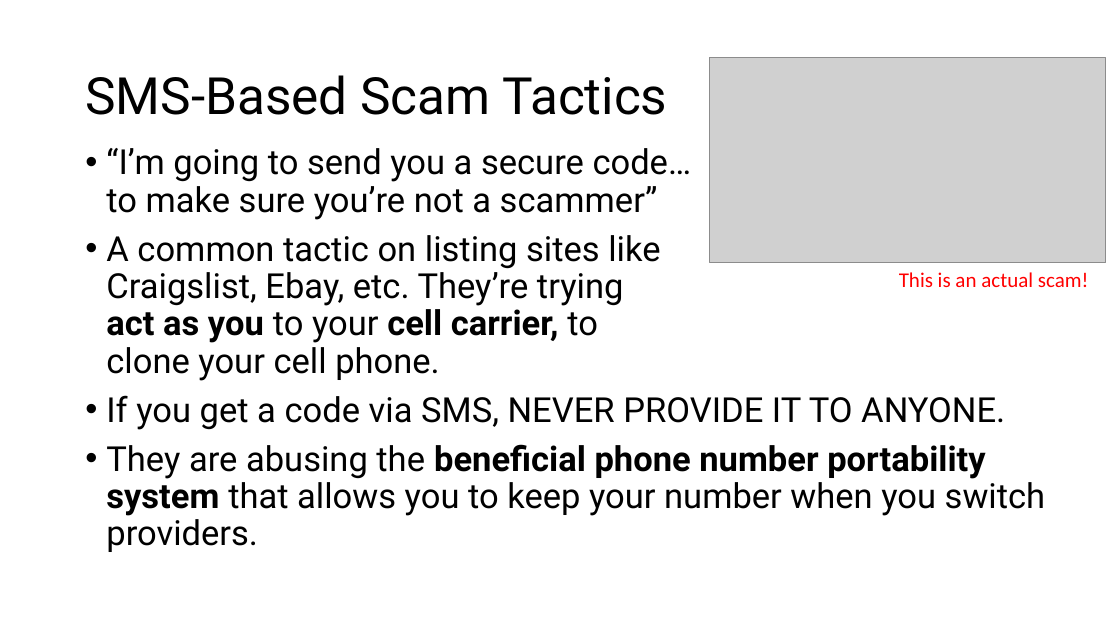
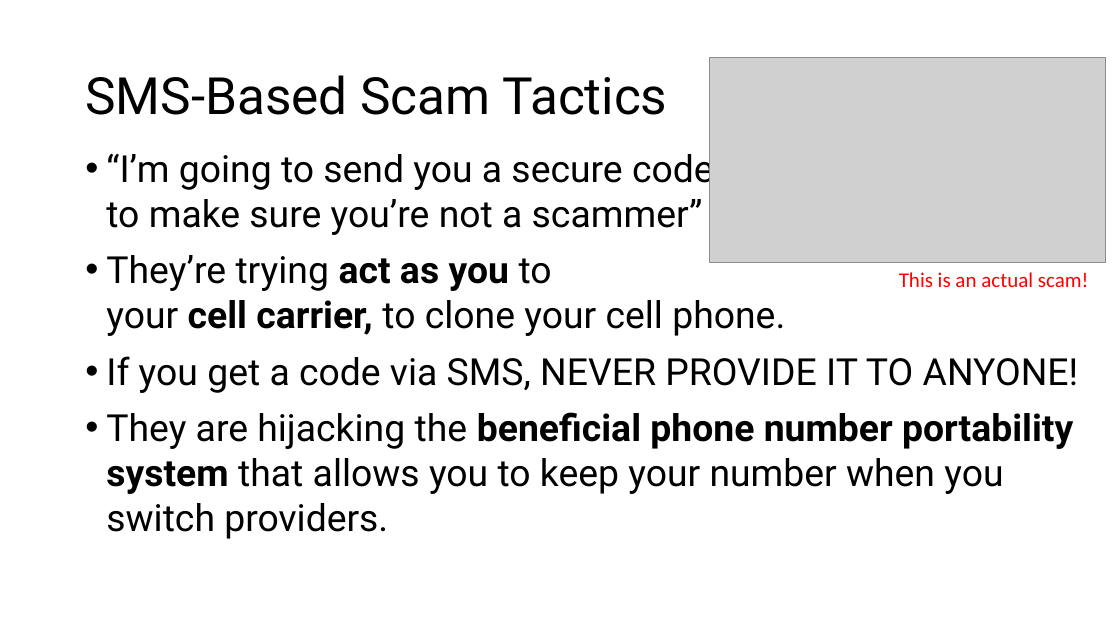
Before and after one commit to williamadba/Public-Presentations, a slide deck: slide 19 of Activ8 Lightning Night 2020/Personal Practical Cybersecurity.pptx (slide 20 before the commit). Drawn at 1120x630 pixels with LibreOffice and Linux fonts; fonts in the diff are those of the drawing; grey boxes stand for pictures. Boxes give left, top, right and bottom in pixels: in the first picture for what was removed or moved away, otherwise in the second. Text is boxed around its words. In the diff, an @@ line names an element or a change of style, - is before the commit and + after.

```diff
--- a/Activ8 Lightning Night 2020/Personal Practical Cybersecurity.pptx
+++ b/Activ8 Lightning Night 2020/Personal Practical Cybersecurity.pptx
@@ text at bbox=[106, 147, 739, 235]: size 29.6 to 32 pt in "“I’m going to send you a secure ..."; line spacing 0.9 to 1 @@
@@ text at bbox=[106, 255, 1079, 539]: text changed; size 29.6 to 32 pt @@
-• A common tactic on listing sites like
-  Craigslist, Ebay, etc. They’re trying
-  act as you to your cell carrier, to
-  clone your cell phone.
-• If you get a code via SMS, NEVER PROVIDE IT TO ANYONE.
-• They are abusing the beneficial phone number portability system that allows you to keep your number when you switch providers.
+• They’re trying act as you to
+  your cell carrier, to clone your cell phone.
+• If you get a code via SMS, NEVER PROVIDE IT TO ANYONE!
+• They are hijacking the beneficial phone number portability system that allows you to keep your number when you switch providers.
```
Also in this commit, not shown: 14 other slides changed, 1 slide removed.
